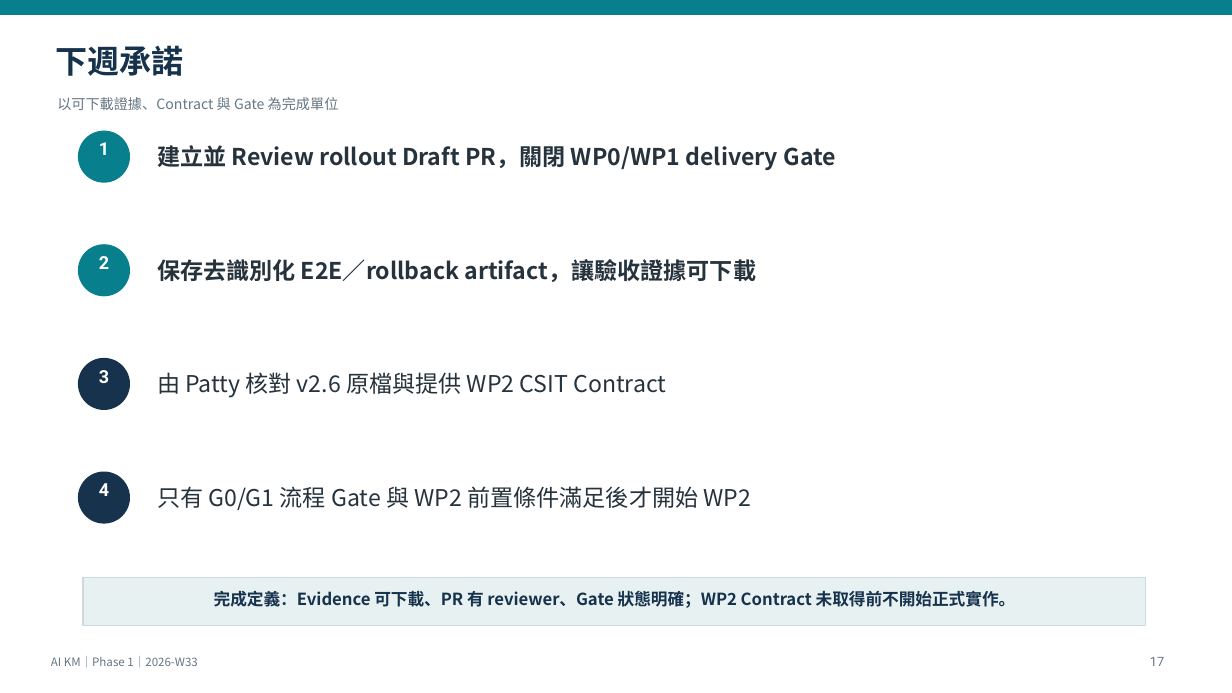
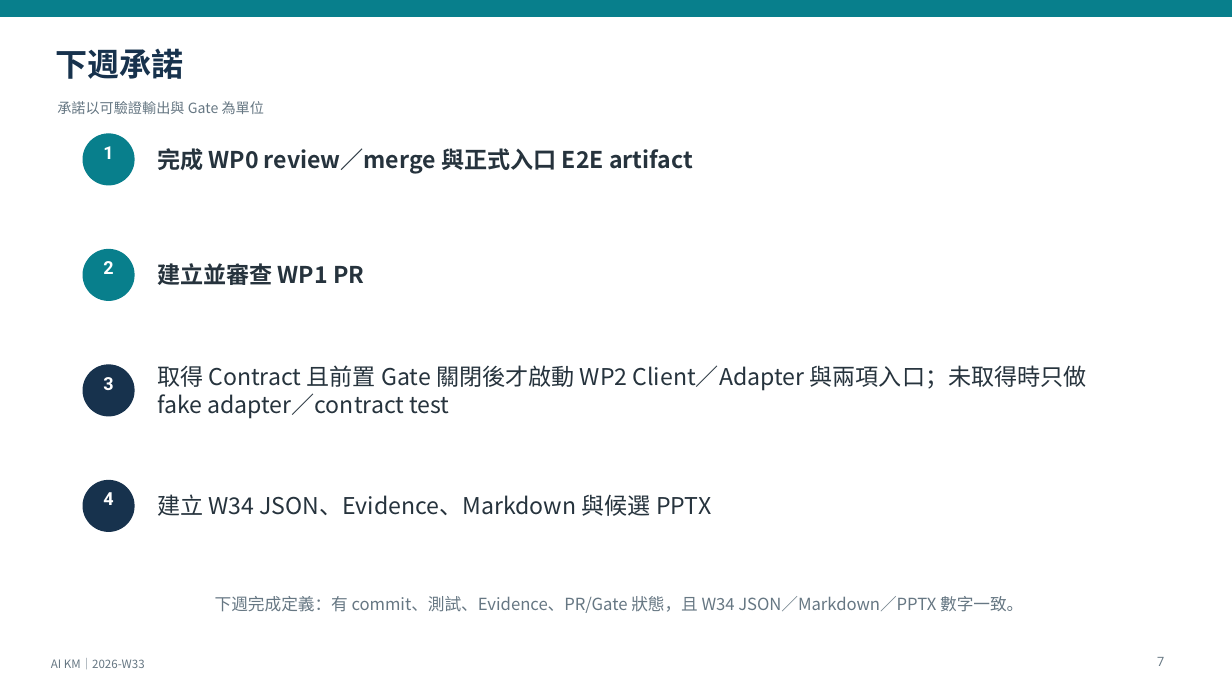
Before and after one commit to kyocarlos/knowledge-base-agent-source, a slide deck: slide 7 of docs/AI-KM-Phase1-Weekly-2026-W33-v2.6.pptx (slide 17 before the commit). Drawn at 1232x693 pixels with LibreOffice and Linux fonts; fonts in the diff are those of the drawing. Boxes give left, top, right and bottom in pixels: in the first picture for what was removed or moved away, otherwise in the second. Text is boxed around its words. In the diff, an @@ line names an element or a change of style, - is before the commit and + after.

Commit message:
docs: preserve v2.6 source package for supervisor review

```diff
--- a/docs/AI-KM-Phase1-Weekly-2026-W33-v2.6.pptx
+++ b/docs/AI-KM-Phase1-Weekly-2026-W33-v2.6.pptx
@@ text at [57,101,264,114]: text changed @@
-以可下載證據、Contract 與 Gate 為完成單位
+承諾以可驗證輸出與 Gate 為單位
@@ text "1": place and size @@
-text "1" at [99,142,109,155]
+text "1" at [103,146,113,159]
@@ text at [157,148,693,173]: text changed @@
-建立並 Review rollout Draft PR，關閉 WP0/WP1 delivery Gate
+完成 WP0 review／merge 與正式入口 E2E artifact
@@ text at [157,263,364,285]: text changed @@
-保存去識別化 E2E／rollback artifact，讓驗收證據可下載
+建立並審查 WP1 PR
@@ 3 texts, 3 ellipses: place and size @@
-3 texts, 3 ellipses at [79,131,129,496]
+3 texts, 3 ellipses at [83,134,134,505]
@@ text at [157,365,1087,418]: text changed @@
-由 Patty 核對 v2.6 原檔與提供 WP2 CSIT Contract
+取得 Contract 且前置 Gate 關閉後才啟動 WP2 Client／Adapter 與兩項入口；未取得時只做 fake adapter／contract test
@@ ellipse: place and size @@
-ellipse at [79,472,129,523]
+ellipse at [83,481,134,531]
@@ text at [157,494,711,516]: text changed @@
-只有 G0/G1 流程 Gate 與 WP2 前置條件滿足後才開始 WP2
+建立 W34 JSON、Evidence、Markdown 與候選 PPTX
@@ rectangle removed at [83,578,1146,626] @@
@@ text at [215,596,1023,613]: text changed; text colour #17324D to #667783; bold off @@
-完成定義：Evidence 可下載、PR 有 reviewer、Gate 狀態明確；WP2 Contract 未取得前不開始正式實作。
+下週完成定義：有 commit、測試、Evidence、PR/Gate 狀態，且 W34 JSON／Markdown／PPTX 數字一致。
@@ text at [51,658,145,669]: text changed @@
-AI KM｜Phase 1｜2026-W33
+AI KM｜2026-W33
@@ page number at [1157,657,1164,666]: text changed @@
-17
+7
```
Also in this commit, not shown: 2 other slides changed, 4 slides added, 14 slides removed, 25 other files.
